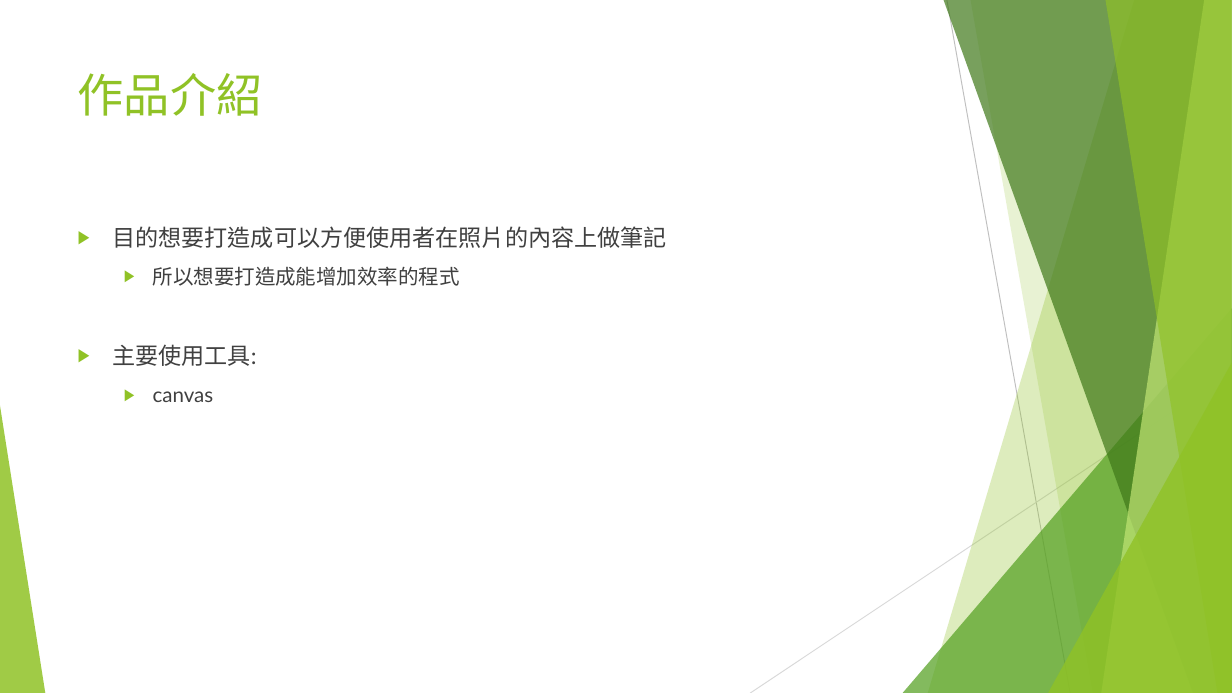
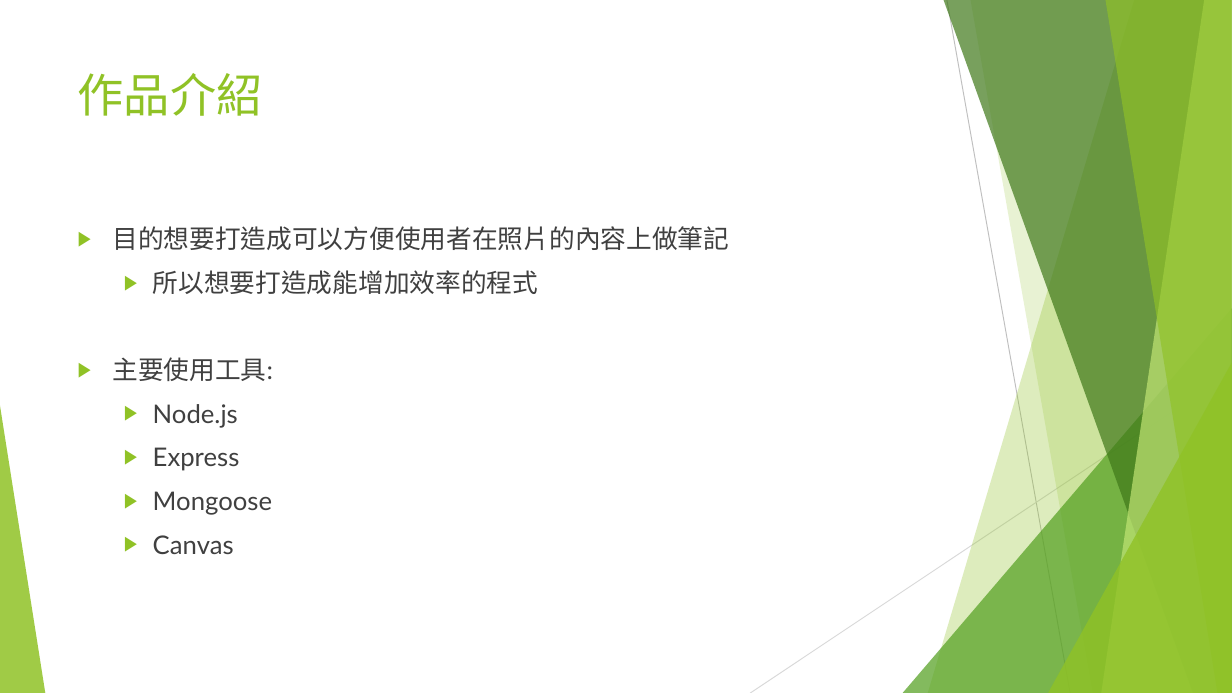
Before and after one commit to hoho030/00957154_note, a slide deck: slide 2 of 筆記幫手.pptx. Drawn at 1232x693 pixels with LibreOffice and Linux fonts; fonts in the diff are those of the drawing. Boxes give left, top, right and bottom in pixels: in the first picture for what was removed or moved away, otherwise in the second. Text is boxed around its words. In the diff, an @@ line names an element or a change of style, - is before the commit and + after.

```diff
--- a/筆記幫手.pptx
+++ b/筆記幫手.pptx
@@ text at [112,226,729,381]: size 18 to 20 pt in "目的想要打造成可以方便使用者在照片的內容上做筆記", "主要使用工具:"; size 16 to 20 pt in "所以想要打造成能增加效率的程式" @@
@@ text at [153,404,272,554]: text changed; size 16 to 20 pt @@
-  ▶ canvas
+  ▶ Node.js
+  ▶ Express
+  ▶ Mongoose
+  ▶ Canvas
```
Also in this commit, not shown: 2 slides added.
